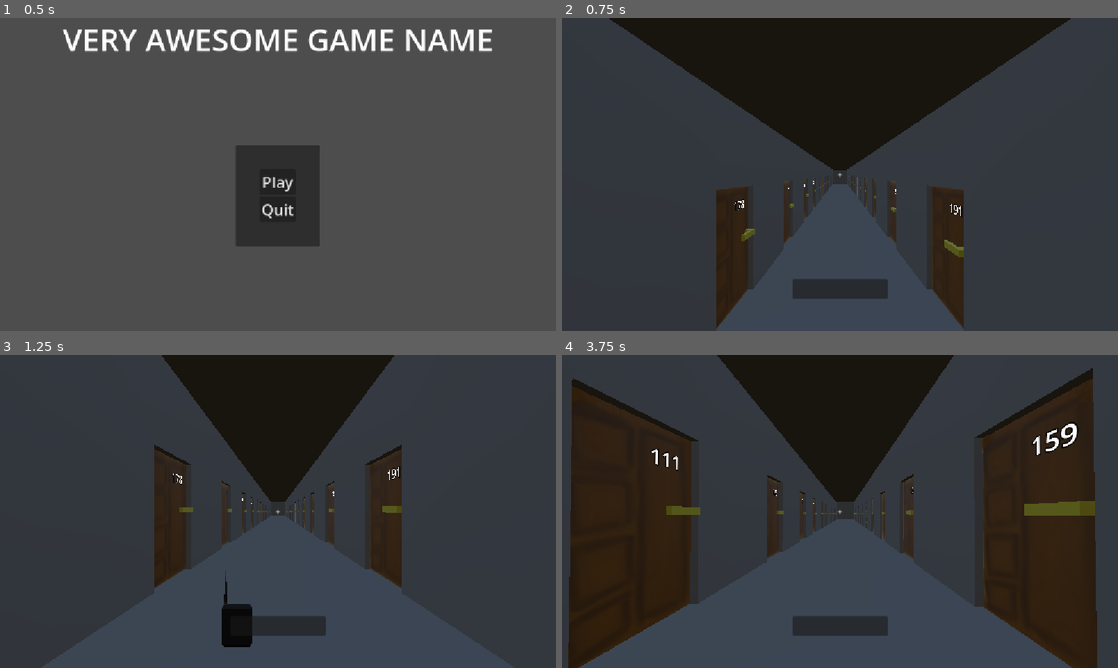
Above: before the commit, frames 1-4 (two rows, left to right).
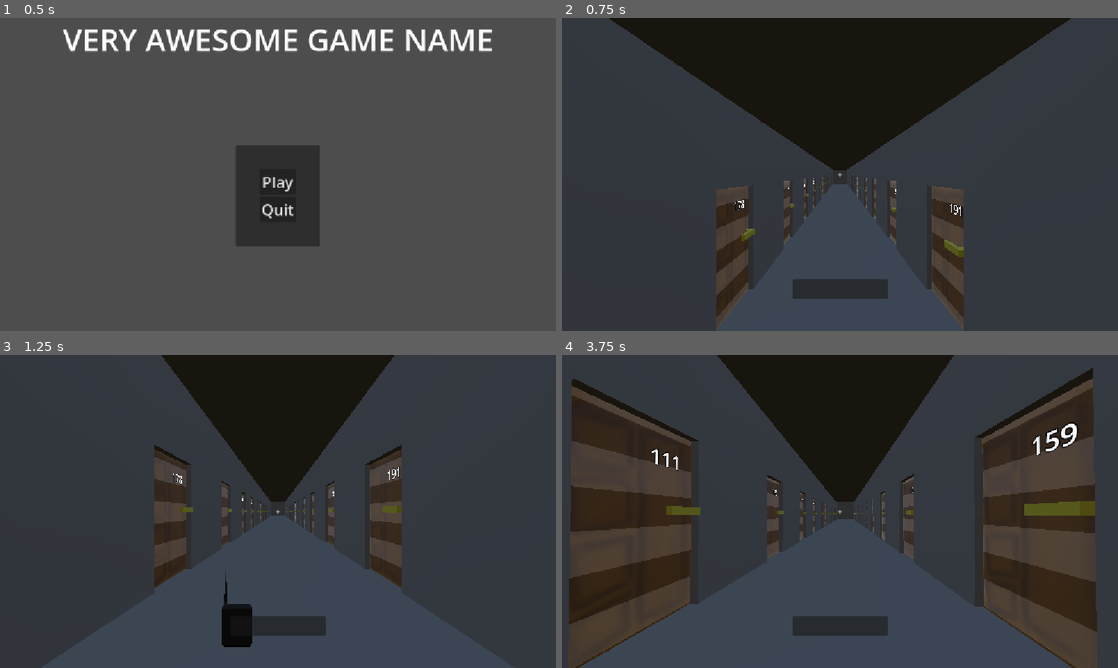
Above: after the commit, the same moments.

Repository: Krikmann/MachineGhost
Game: Godot game, scene res://Content/Menus/MainMenu/main_menu.tscn
Two runs of this game, one before a commit and one after it. Both use one fixed random seed, a clock stepped at 60 frames per second and the inputs below.
Inputs (mouse positions are in pixels of both pictures, inside the frame that each line leads up to):
- Up to frame 1 (0.5 s): no input
- Up to frame 2 (0.75 s): click "Play" at 0.5 s
- Up to frame 3 (1.25 s): no input
- Up to frame 4 (3.75 s): move the mouse to (867, 511) at 1.27 s; hold E (interact) 1.28-2.03 s; hold W (up) from 1.28 s (still down); tap Space (jump) at 1.52, 2.27 s; move the mouse to (812, 511) at 2.02 s; tap E (interact) at 2.1, 3.05, 3.6 s; move the mouse to (851, 505) at 2.77 s; hold F (sb_voice) 2.78-3.53 s; move the mouse to (834, 517) at 3.52 s

Frame 1 is identical in both runs. In frame 2, 2.6% of the frame differs, in the area x 27-73%, y 50-100%; in frame 3, 2.3%; in frame 4, 16%, in the area x 1-97%, y 7-100%.

Commit message:
Changed overlay material to be dynamically added and removed

Diff:
--- a/ghost-machine/Content/Player/Interaction.gd
+++ b/ghost-machine/Content/Player/Interaction.gd
@@ -4,6 +4,8 @@
 @onready var prompt
 var collider
 var last_collider
+
+@export var highlight_material: Material
 
 var CanInteractVar : String = "can_interact"
 
@@ -62,11 +64,21 @@
 	if not is_instance_valid(target_node):
 		return
 
-	# Using "GeometryInstance3D" catches all types of 3D meshes no matter their node names
+
 	var meshes = target_node.find_children("*", "MeshInstance3D")
 
 	for mesh in meshes:
-		if mesh.material_overlay: #and mesh.material_overlay.get_shader_parameter("overlay_strength") != null:
-			# Checking the shader's uniform list is much safer than checking parameter data values
-			#var shader = mesh.material_overlay.get("shader")
-			mesh.set_instance_shader_parameter("overlay_strength", strength)
+		if strength > 0.0:
+			# Apply the material to the overlay slot if looking at it
+			mesh.material_overlay = highlight_material
+		else:
+			# Completely clear the slot and free memory when looking away
+			mesh.material_overlay = null
+
+	#var meshes = target_node.find_children("*", "MeshInstance3D")
+	#
+	#for mesh in meshes:
+		#if mesh.material_overlay: #and mesh.material_overlay.get_shader_parameter("overlay_strength") != null:
+			## Checking the shader's uniform list is much safer than checking parameter data values
+			##var shader = mesh.material_overlay.get("shader")
+			#mesh.set_instance_shader_parameter("overlay_strength", strength)
--- a/ghost-machine/Content/Player/player.tscn
+++ b/ghost-machine/Content/Player/player.tscn
@@ -2,9 +2,18 @@
 
 [ext_resource type="Script" uid="uid://ckbthqwicbxcj" path="res://Content/Player/player.gd" id="1_thq5r"]
 [ext_resource type="Script" uid="uid://docq3td8ackv7" path="res://Content/Player/Interaction.gd" id="2_kbsyd"]
+[ext_resource type="Shader" uid="uid://exsoc8831120" path="res://Objects/InteractionSystem/HoverOverlay.tres" id="3_7d8p2"]
 [ext_resource type="PackedScene" uid="uid://cbob4ecemygu5" path="res://Content/Player/hud.tscn" id="3_x8iml"]
 
 [sub_resource type="CylinderShape3D" id="CylinderShape3D_8jl1e"]
+
+[sub_resource type="ShaderMaterial" id="ShaderMaterial_rn1qw"]
+render_priority = 0
+shader = ExtResource("3_7d8p2")
+shader_parameter/Color = Color(0.321569, 0.321569, 0.321569, 1)
+shader_parameter/Speed = Vector2(0, 0.03)
+shader_parameter/Num_of_Lines = 120.0
+shader_parameter/Line_Thickness = -10.0
 
 [node name="CharacterBody3D" type="CharacterBody3D" unique_id=1311759364 node_paths=PackedStringArray("collision_shape", "cam", "interact_ray", "hand_slot")]
 collision_layer = 2
@@ -29,5 +38,6 @@
 target_position = Vector3(0, -4, 0)
 collide_with_areas = true
 script = ExtResource("2_kbsyd")
+highlight_material = SubResource("ShaderMaterial_rn1qw")
 
 [node name="HUD" parent="." unique_id=1781044374 instance=ExtResource("3_x8iml")]
--- a/ghost-machine/Objects/InteractionSystem/HoverOverlay.tres
+++ b/ghost-machine/Objects/InteractionSystem/HoverOverlay.tres
@@ -41,6 +41,7 @@
 parameter_name = "overlay_strength"
 qualifier = 2
 default_value_enabled = true
+default_value = 1.0
 
 [sub_resource type="VisualShaderNodeInput" id="VisualShaderNodeInput_d0f4t"]
 expanded_output_ports = [0]
--- a/ghost-machine/Objects/WashingMachines/special_washing_machine.gd
+++ b/ghost-machine/Objects/WashingMachines/special_washing_machine.gd
@@ -4,7 +4,7 @@
 @export var camera_point_speeds: Array[float]
 @export var door: MeshInstance3D
 
-var can_interact: bool = false
+var can_interact: bool = true
 
 func interact() -> void:
 	if !can_interact: return
--- a/ghost-machine/Objects/WashingMachines/special_washing_machine.tscn
+++ b/ghost-machine/Objects/WashingMachines/special_washing_machine.tscn
@@ -1,18 +1,9 @@
 [gd_scene format=4 uid="uid://bgdx4p0ed8j1"]
 
 [ext_resource type="Script" uid="uid://6newyknaxi53" path="res://Objects/WashingMachines/special_washing_machine.gd" id="1_xakdj"]
-[ext_resource type="Shader" uid="uid://exsoc8831120" path="res://Objects/InteractionSystem/HoverOverlay.tres" id="3_tg0c1"]
 
 [sub_resource type="BoxShape3D" id="BoxShape3D_xakdj"]
 size = Vector3(1, 1.3000001, 1)
-
-[sub_resource type="ShaderMaterial" id="ShaderMaterial_xakdj"]
-render_priority = 0
-shader = ExtResource("3_tg0c1")
-shader_parameter/Color = Color(0.321569, 0.321569, 0.321569, 1)
-shader_parameter/Speed = Vector2(0, 0.03)
-shader_parameter/Num_of_Lines = 120.0
-shader_parameter/Line_Thickness = -10.0
 
 [sub_resource type="StandardMaterial3D" id="StandardMaterial3D_giwwx"]
 resource_name = "Material"
@@ -217,12 +208,10 @@
 transform = Transform3D(-2.1855694e-08, 0, 0.5, 0, 0.5, 0, -0.5, 0, -2.1855694e-08, 0, 0, 0)
 
 [node name="Secret wash" type="MeshInstance3D" parent="Secret wash2" unique_id=2135285177]
-material_overlay = SubResource("ShaderMaterial_xakdj")
 mesh = SubResource("ArrayMesh_dn11u")
 
 [node name="Secret wash door_001" type="MeshInstance3D" parent="Secret wash2" unique_id=1461079427]
 transform = Transform3D(-0.14789966, -0.98900247, 4.2146844e-08, 0, 0, -1, 0.98900247, -0.14789966, 4.214685e-08, -1, 1.2, 1.0944265)
-material_overlay = SubResource("ShaderMaterial_xakdj")
 mesh = SubResource("ArrayMesh_htd5b")
 
 [node name="Marker3D" type="Marker3D" parent="." unique_id=1464472252]
